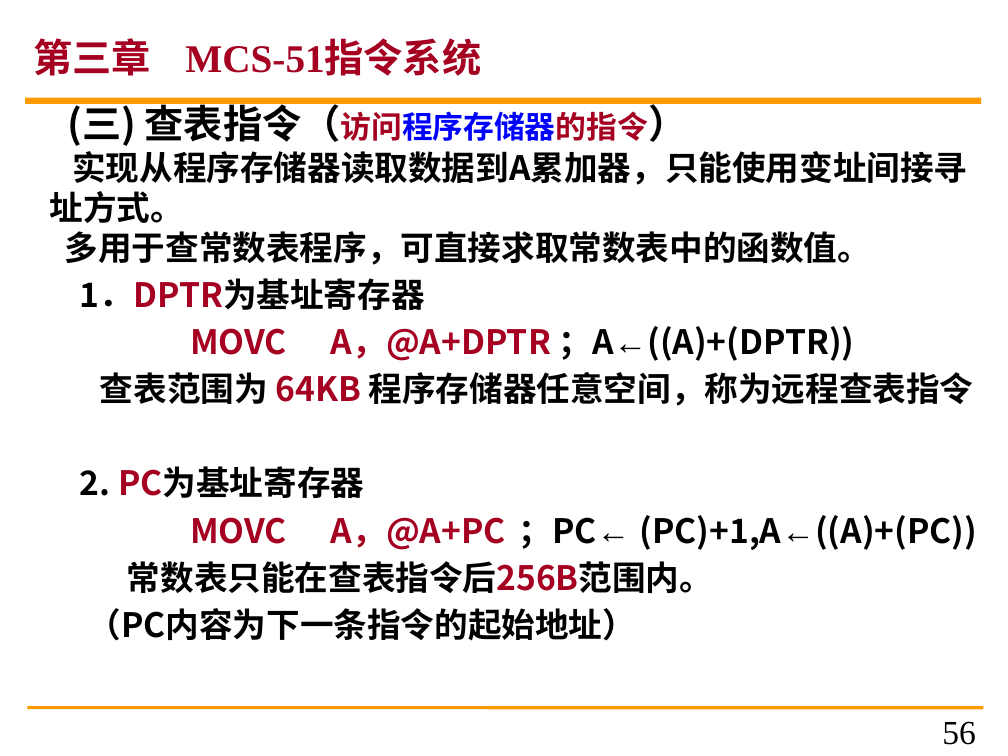
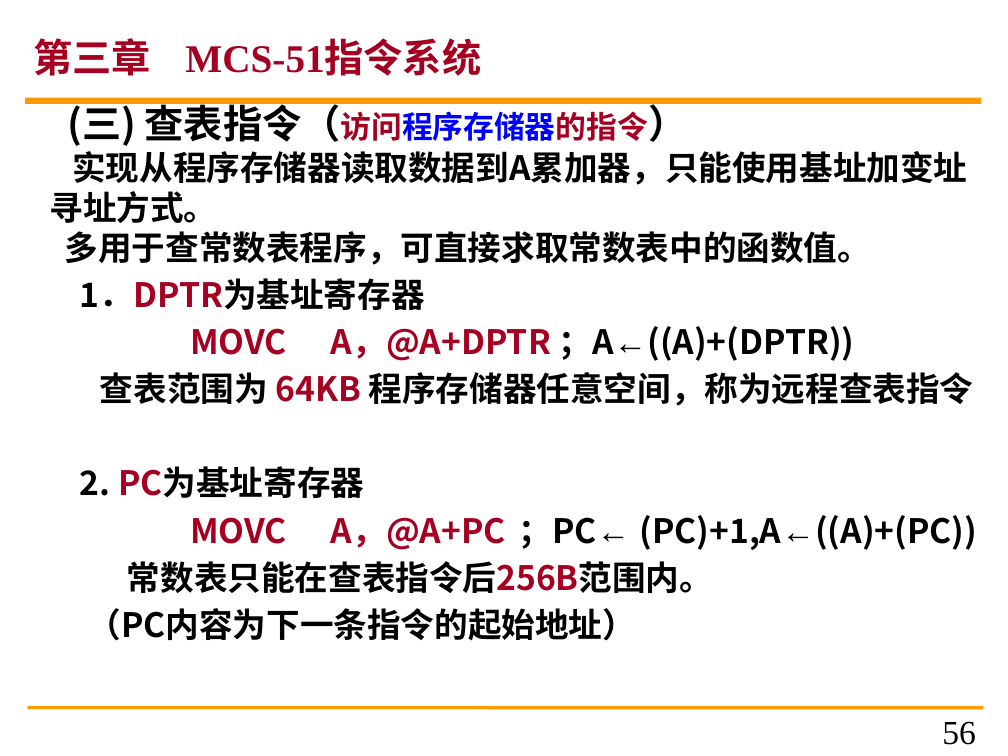
Before and after one commit to caizi333333/Educog-micro2026, a slide deck: slide 56 of public/resources/course/courseware/u3/ch3-v4.pptx. Drawn at 1008x756 pixels with LibreOffice and Linux fonts; fonts in the diff are those of the drawing. Boxes give left, top, right and bottom in pixels: in the first picture for what was removed or moved away, otherwise in the second. Text is boxed around its words. In the diff, an @@ line names an element or a change of style, - is before the commit and + after.

```diff
--- a/public/resources/course/courseware/u3/ch3-v4.pptx
+++ b/public/resources/course/courseware/u3/ch3-v4.pptx
@@ text at (49,98,967,265): text changed @@
-(三) 查表指令（访问程序存储器的指令）
-实现从程序存储器读取数据到A累加器，只能使用变址间接寻址方式。
-多用于查常数表程序，可直接求取常数表中的函数值。
+(三) 查表指令（访问程序存储器的指令）
+实现从程序存储器读取数据到A累加器，只能使用基址加变址寻址方式。
+多用于查常数表程序，可直接求取常数表中的函数值。
```
Also in this commit, not shown: 15 other slides changed, 11 other files.
